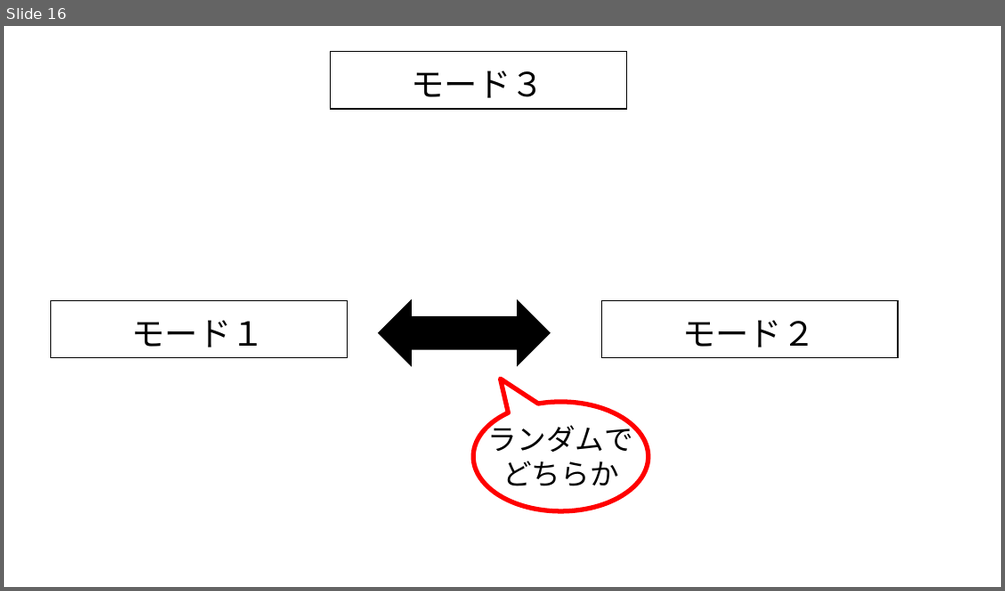
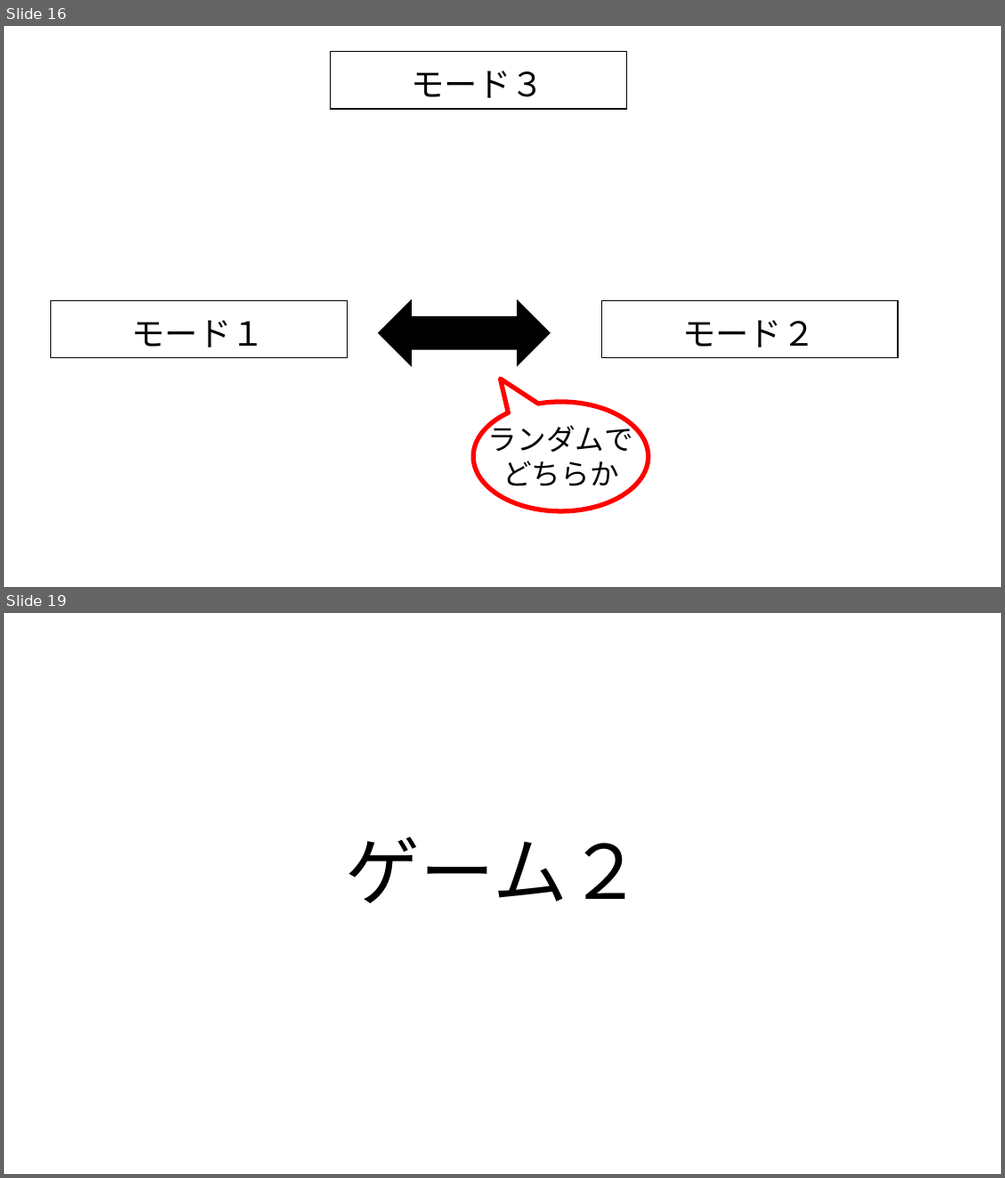
Before and after one commit to MizukiKato0416/sotsugyou_time_kato, a slide deck: 卒業制作_大元_ミニゲーム大全（仮）.pptx. Shown one above the other, each under a label of ours: slide 16 before the commit, slides 16 and 19 after it; the slides between them are not shown. The pictures are 1005x591 and 1005x1178 pixels, drawn with LibreOffice and Linux fonts; fonts in the diff are those of the drawing. Boxes give left, top, right and bottom in pixels: in the first picture for what was removed or moved away, otherwise in the second. Text is boxed around its words. In the diff, an @@ line names an element or a change of style, - is before the commit and + after.

```diff
--- a/卒業制作_大元_ミニゲーム大全（仮）.pptx
+++ b/卒業制作_大元_ミニゲーム大全（仮）.pptx
@@ slide 19 added at (4,613,1001,1174), background #FFFFFF @@
@@ title added at (346,836,642,903), 72 pt, text #000000 @@
+ゲーム２
```
Also in this commit, not shown: 8 other slides added, 1 other file.
